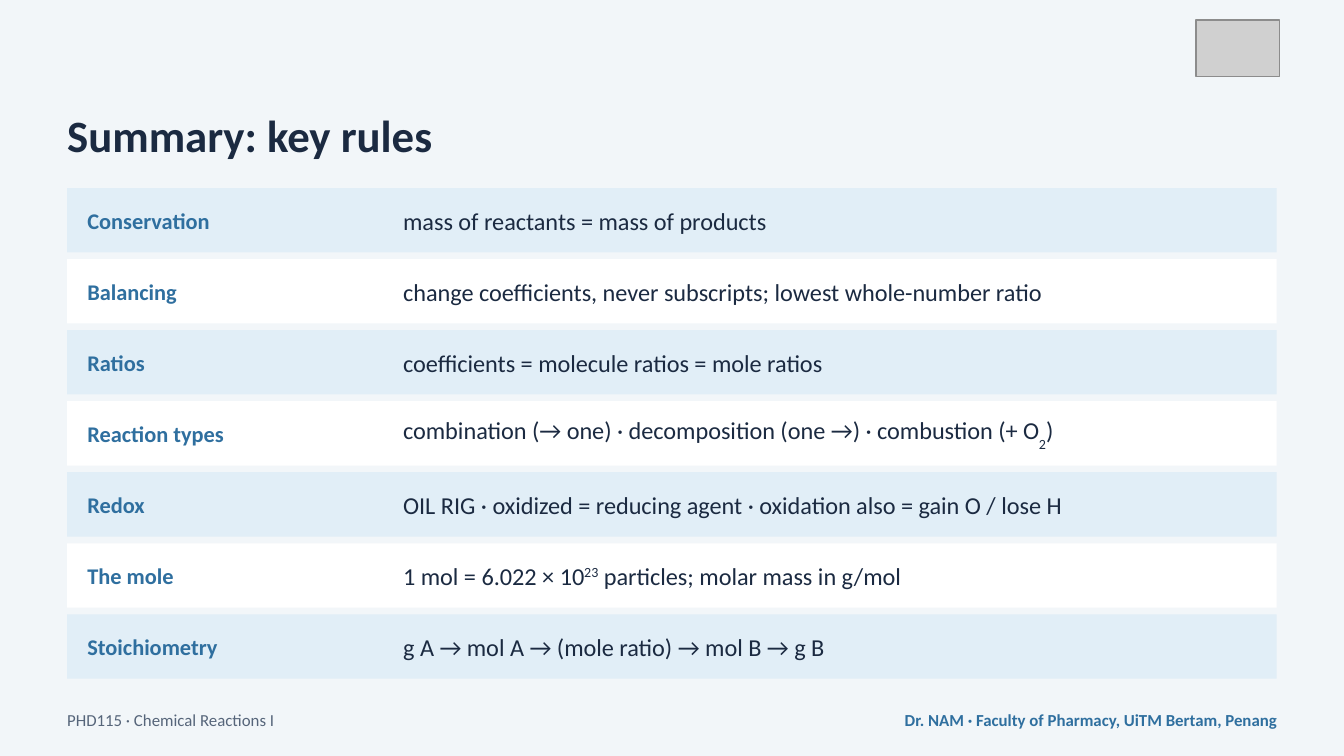
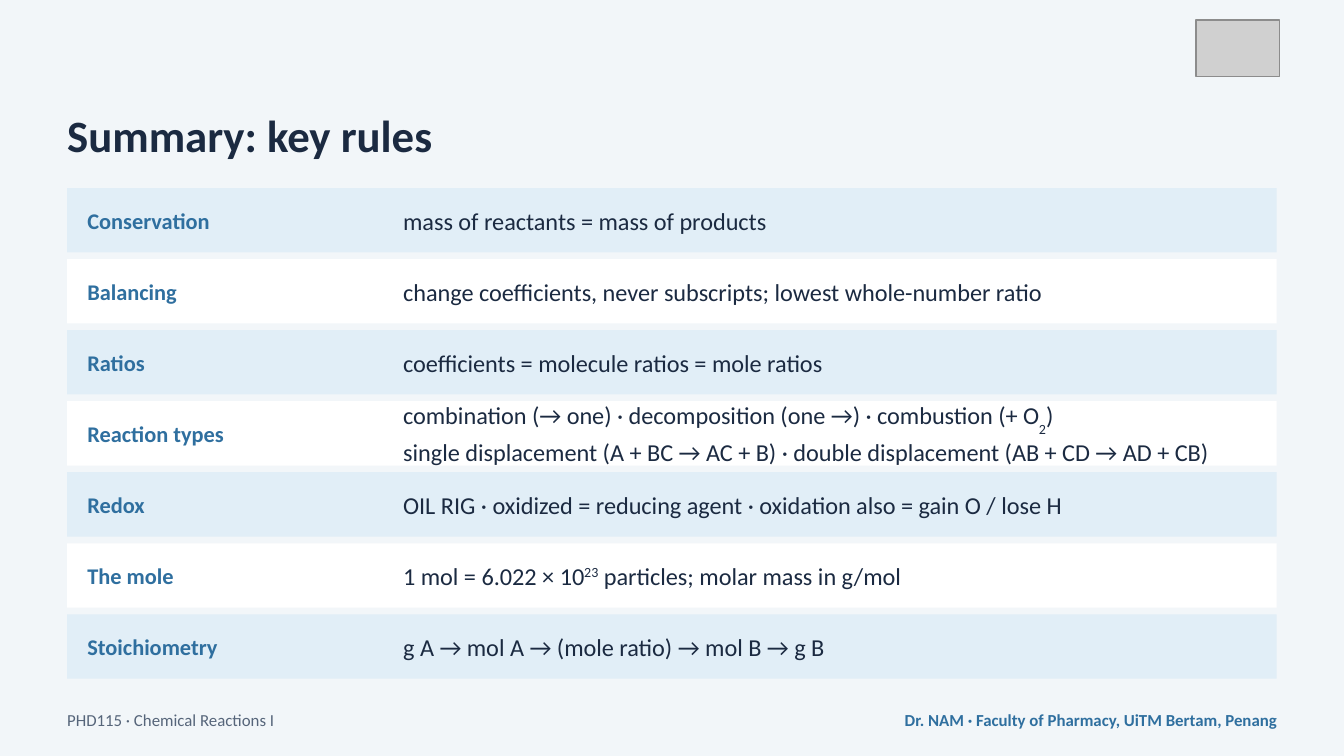
Before and after one commit to DrEnoun/phd115-nam, a slide deck: slide 108 of downloads/PHD115_ChemicalReactions1_Slides.pptx (slide 97 before the commit). Drawn at 1344x756 pixels with LibreOffice and Linux fonts; fonts in the diff are those of the drawing; grey boxes stand for pictures. Boxes give left, top, right and bottom in pixels: in the first picture for what was removed or moved away, otherwise in the second. Text is boxed around its words. In the diff, an @@ line names an element or a change of style, - is before the commit and + after.

```diff
--- a/downloads/PHD115_ChemicalReactions1_Slides.pptx
+++ b/downloads/PHD115_ChemicalReactions1_Slides.pptx
@@ text at box(403, 406, 1208, 465): text changed @@
-combination (→ one) · decomposition (one →) · combustion (+ O2)
+combination (→ one) · decomposition (one →) · combustion (+ O2)
+single displacement (A + BC → AC + B) · double displacement (AB + CD → AD + CB)
```
Also in this commit, not shown: 6 other slides changed, 11 slides added, 9 other files.
